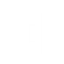
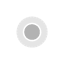
Layered file, before and after one edit (w=64, h=64). Changes by layer:
removed layer "Shape 2" (was screen, 50%) over [28, 23, 36, 43]
removed layer "Shape 1" (was screen, 50%) over [40, 18, 43, 46]
added layer "Vector Smart Object" over [16, 16, 48, 48]
